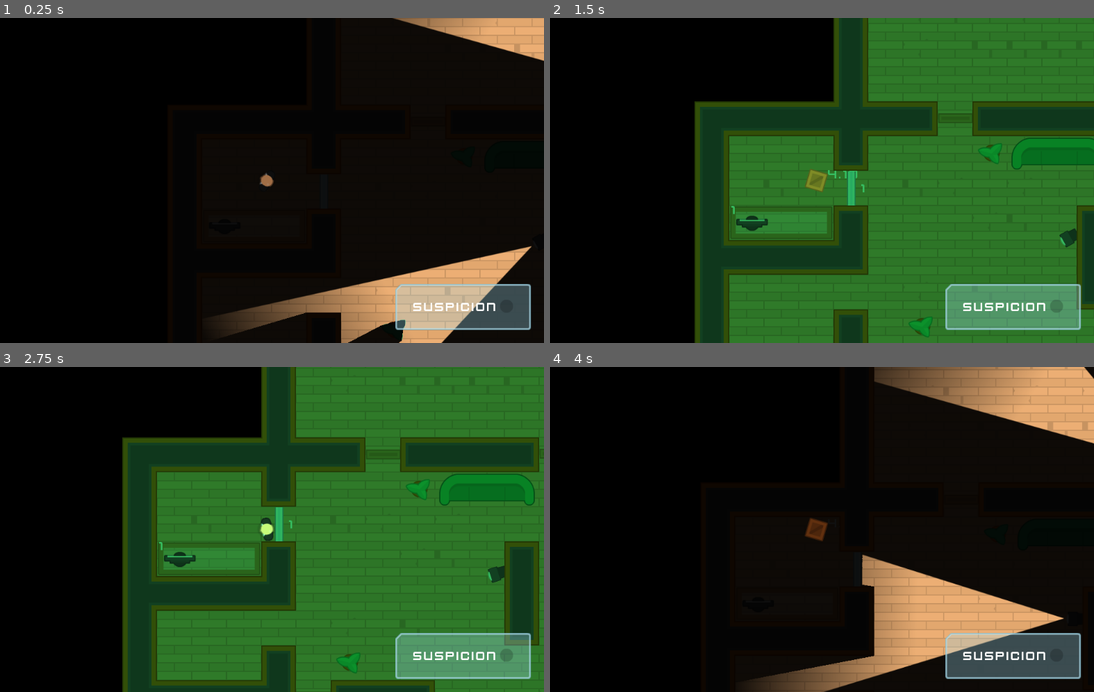
Above: before the commit, frames 1-4 (two rows, left to right).
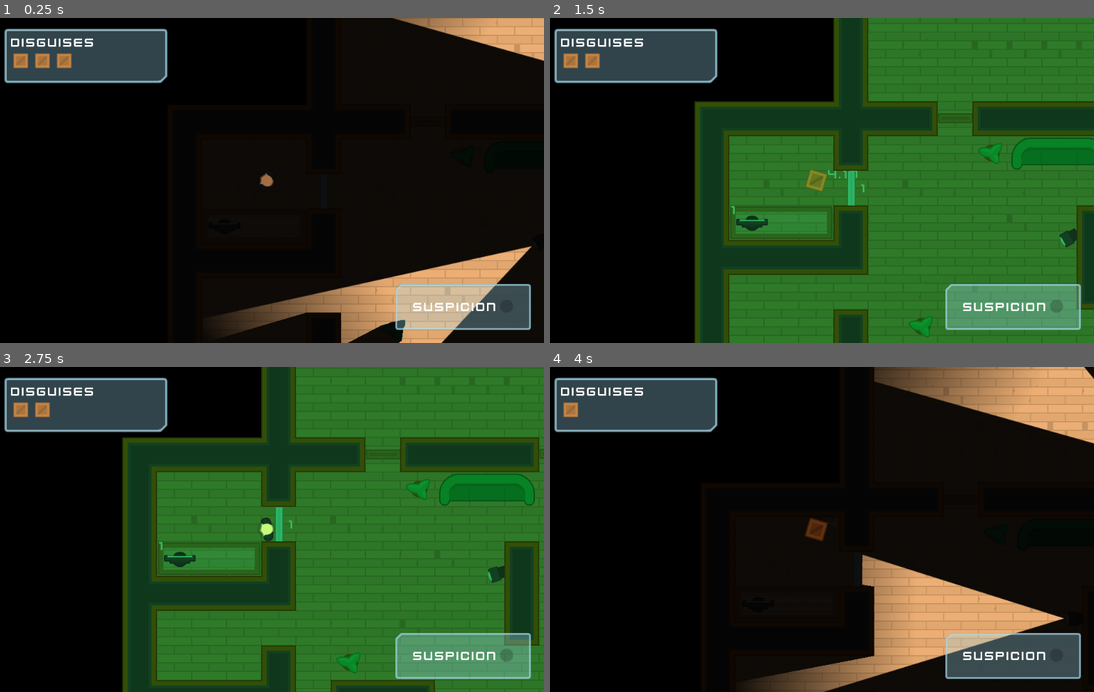
Above: after the commit, the same moments.

Repository: alexandrepeluchi/godot-udemy
Game: Godot game, scene res://Levels/Level1.tscn
The game is run twice, just before and just after one commit, with the same random seed, the same clock (stepped at 60 frames per second) and the same inputs.
Inputs (mouse positions are in pixels of both pictures, inside the frame that each line leads up to):
- Up to frame 1 (0.25 s): no input
- Up to frame 2 (1.5 s): tap Enter at 0.5 s; move the mouse to (979, 122) at 0.52 s; hold D (move_right) 0.53-1.28 s; tap E (toggle_disguise) at 0.6 s; click (979, 122) at 0.67 s; move the mouse to (854, 190) at 1.27 s; hold S (move_down) from 1.28 s (still down); tap Space (toggle_vision_mode) at 1.35 s; click (854, 190) at 1.42 s
- Up to frame 3 (2.75 s): move the mouse to (201, 539) at 2.02 s; release S (move_down) at 2.03 s; hold D (move_right) from 2.03 s (still down); tap E (toggle_disguise) at 2.1 s; click (201, 539) at 2.17 s
- Up to frame 4 (4 s): tap Space (toggle_vision_mode) at 2.75, 2.85 s; move the mouse to (789, 594) at 2.77 s; release D (move_right) at 2.78 s; hold W (move_up) 2.78-3.53 s; click (789, 594) at 2.92 s; move the mouse to (985, 578) at 3.52 s; hold A (move_left) from 3.53 s (still down); tap E (toggle_disguise) at 3.6 s

The runs differ from the first frame. In frame 1, 5.0% of the frame differs, in the area x 0-31%, y 3-21%; in frame 2, 5.0%; in frame 3, 5.0%; in frame 4, 5.0%.
Error in both runs: Invalid get index '0' (on base: 'Array'). (res://Characters/NPCs/Guard.gd:26)

Commit message:
Exibe na HUD a quantidade de disfarces restantes

Diff:
--- a/Heist Meisters/Characters/Player.gd
+++ b/Heist Meisters/Characters/Player.gd
@@ -19,6 +19,7 @@
 
 func _ready():
 	$Timer.wait_time = disguise_duration
+	get_tree().call_group("DisguiseDisplay", "update_disguises", number_of_disguises)
 	reveal()
 
 func _physics_process(delta: float) -> void:
@@ -76,6 +77,7 @@
 
 	velocity_multiplier = disguise_slowdown
 	number_of_disguises -= 1
+	get_tree().call_group("DisguiseDisplay", "update_disguises", number_of_disguises)
 
 	disguised = true
 	collision_layer = 16
--- /dev/null
+++ b/Heist Meisters/Interface/DisguiseCounter.gd
@@ -0,0 +1,7 @@
+extends ItemList
+
+func update_disguises(number):
+	clear()
+
+	for disguises in range(number):
+		add_icon_item(load("res://GFX/PNG/Tiles/tile_129.png"), false)
--- a/Heist Meisters/Interface/GUI.tscn
+++ b/Heist Meisters/Interface/GUI.tscn
@@ -1,10 +1,13 @@
-[gd_scene load_steps=6 format=2]
+[gd_scene load_steps=9 format=2]
 
 [ext_resource path="res://GFX/Interface/PNG/glassPanel_cornerTL.png" type="Texture" id=1]
 [ext_resource path="res://Interface/Theme.tres" type="Theme" id=2]
 [ext_resource path="res://GFX/Interface/PNG/dotRed.png" type="Texture" id=3]
 [ext_resource path="res://GFX/Interface/PNG/dot_shadow.png" type="Texture" id=4]
 [ext_resource path="res://Interface/SuspicionMeter.gd" type="Script" id=5]
+[ext_resource path="res://GFX/Interface/PNG/glassPanel_cornerBR.png" type="Texture" id=6]
+[ext_resource path="res://GFX/PNG/Tiles/tile_129.png" type="Texture" id=7]
+[ext_resource path="res://Interface/DisguiseCounter.gd" type="Script" id=8]
 
 [node name="GUI" type="CanvasLayer"]
 
@@ -69,3 +72,47 @@
 texture_progress = ExtResource( 3 )
 fill_mode = 4
 script = ExtResource( 5 )
+
+[node name="DisguiseContainer" type="NinePatchRect" parent="Control"]
+margin_left = 30.0
+margin_top = 20.0
+margin_right = 330.0
+margin_bottom = 120.0
+rect_min_size = Vector2( 300, 100 )
+texture = ExtResource( 6 )
+patch_margin_left = 12
+patch_margin_top = 12
+patch_margin_right = 12
+patch_margin_bottom = 12
+__meta__ = {
+"_edit_use_anchors_": false
+}
+
+[node name="VBoxContainer" type="VBoxContainer" parent="Control/DisguiseContainer"]
+anchor_right = 1.0
+anchor_bottom = 1.0
+margin_left = 12.0
+margin_top = 12.0
+margin_right = -12.0
+margin_bottom = -12.0
+__meta__ = {
+"_edit_use_anchors_": false
+}
+
+[node name="Label" type="Label" parent="Control/DisguiseContainer/VBoxContainer"]
+margin_right = 276.0
+margin_bottom = 27.0
+text = "Disguises"
+
+[node name="DisguiseCounter" type="ItemList" parent="Control/DisguiseContainer/VBoxContainer" groups=[
+"DisguiseDisplay",
+]]
+margin_top = 31.0
+margin_right = 276.0
+margin_bottom = 65.0
+items = [ "", ExtResource( 7 ), false ]
+auto_height = true
+max_columns = 7
+icon_mode = 0
+icon_scale = 0.5
+script = ExtResource( 8 )
--- a/Heist Meisters/Interface/Theme.tres
+++ b/Heist Meisters/Interface/Theme.tres
@@ -9,6 +9,18 @@
 [sub_resource type="DynamicFont" id=1]
 size = 18
 font_data = ExtResource( 5 )
+
+[sub_resource type="StyleBoxEmpty" id=3]
+
+[sub_resource type="StyleBoxEmpty" id=4]
+
+[sub_resource type="StyleBoxEmpty" id=5]
+
+[sub_resource type="StyleBoxEmpty" id=6]
+
+[sub_resource type="StyleBoxEmpty" id=7]
+
+[sub_resource type="StyleBoxEmpty" id=8]
 
 [sub_resource type="DynamicFont" id=2]
 size = 24
@@ -27,6 +39,20 @@
 Button/styles/hover = ExtResource( 1 )
 Button/styles/normal = ExtResource( 2 )
 Button/styles/pressed = ExtResource( 3 )
+ItemList/colors/font_color = Color( 0.63, 0.63, 0.63, 1 )
+ItemList/colors/font_color_selected = Color( 1, 1, 1, 1 )
+ItemList/colors/guide_color = Color( 0, 0, 0, 0.1 )
+ItemList/constants/hseparation = 4
+ItemList/constants/icon_margin = 4
+ItemList/constants/line_separation = 2
+ItemList/constants/vseparation = 2
+ItemList/fonts/font = null
+ItemList/styles/bg = SubResource( 3 )
+ItemList/styles/bg_focus = SubResource( 4 )
+ItemList/styles/cursor = SubResource( 5 )
+ItemList/styles/cursor_unfocused = SubResource( 6 )
+ItemList/styles/selected = SubResource( 7 )
+ItemList/styles/selected_focus = SubResource( 8 )
 Label/colors/font_color = Color( 1, 1, 1, 1 )
 Label/colors/font_color_shadow = Color( 0, 0, 0, 0 )
 Label/colors/font_outline_modulate = Color( 1, 1, 1, 1 )
Not shown: 1 places in Heist Meisters/Interface/Theme.tres that only renumber resources
